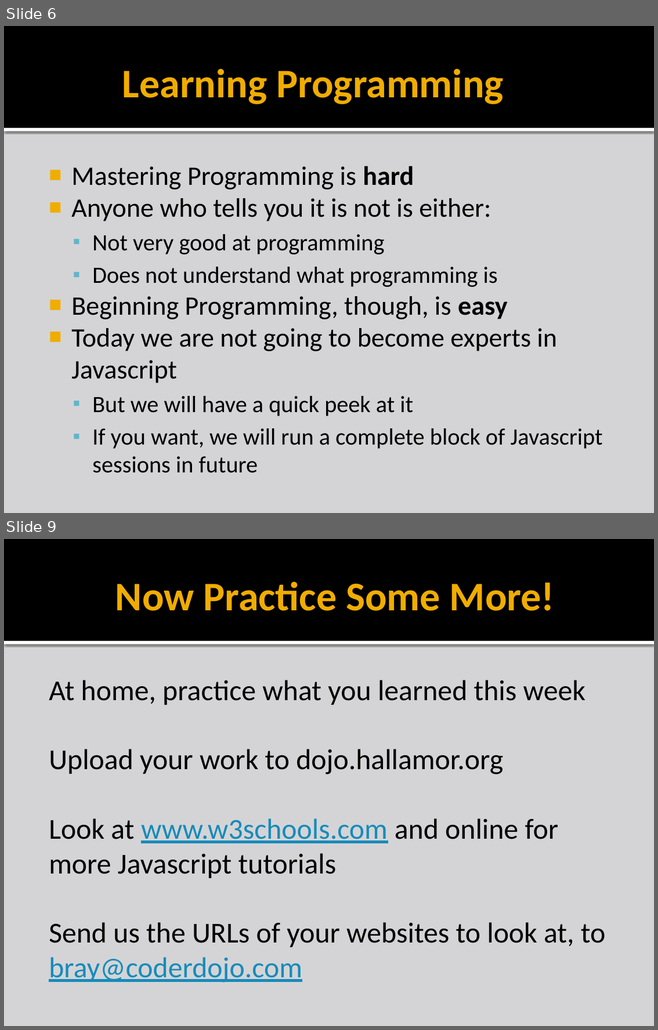
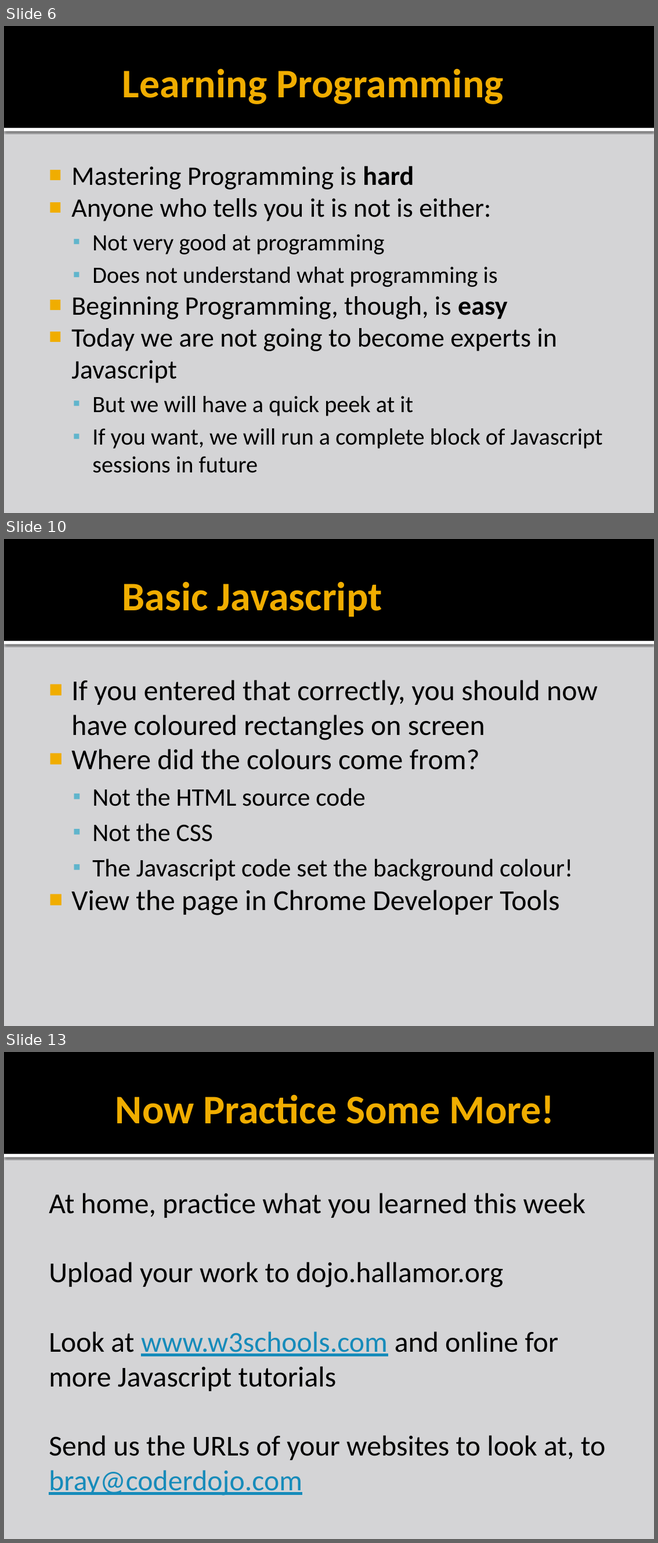
Before and after one commit to liamf/coderdojo-bray, a slide deck: html/presentations/CoderDojoBrayHTML_session5.pptx. Shown one above the other, each under a label of ours: slides 6 and 9 before the commit, slides 6, 10 and 13 after it; the slides between them are not shown. The pictures are 658x1030 and 658x1543 pixels, drawn with LibreOffice and Linux fonts; fonts in the diff are those of the drawing; background and template pictures are left out. Boxes give left, top, right and bottom in pixels: in the first picture for what was removed or moved away, otherwise in the second. Text is boxed around its words. In the diff, an @@ line names an element or a change of style, - is before the commit and + after.

Commit message:
Some more of the Javascript .ppt filled in

```diff
--- a/html/presentations/CoderDojoBrayHTML_session5.pptx
+++ b/html/presentations/CoderDojoBrayHTML_session5.pptx
@@ slide 10 added at (4,539,654,1026), background #D4D4D6; not listed: 2 template elements that a slide beside it also shows @@
@@ title added at (122,582,382,617), 45 pt, text #F0AD00, bold @@
+Basic Javascript
@@ text added at (71,680,597,915), 32 pt, text #000000 @@
+■ If you entered that correctly, you should now have coloured rectangles on screen
+■ Where did the colours come from?
+  ▪ Not the HTML source code
+  ▪ Not the CSS
+  ▪ The Javascript code set the background colour!
+■ View the page in Chrome Developer Tools
@@ what was slide 9 is now slide 13 @@
```
Also in this commit, not shown: 2 slides changed, 3 other slides added.
